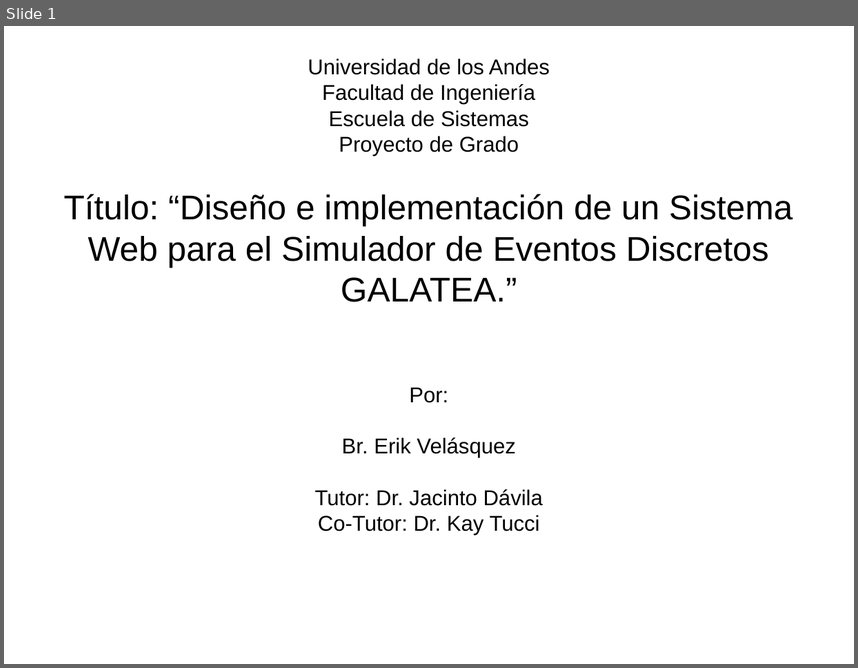
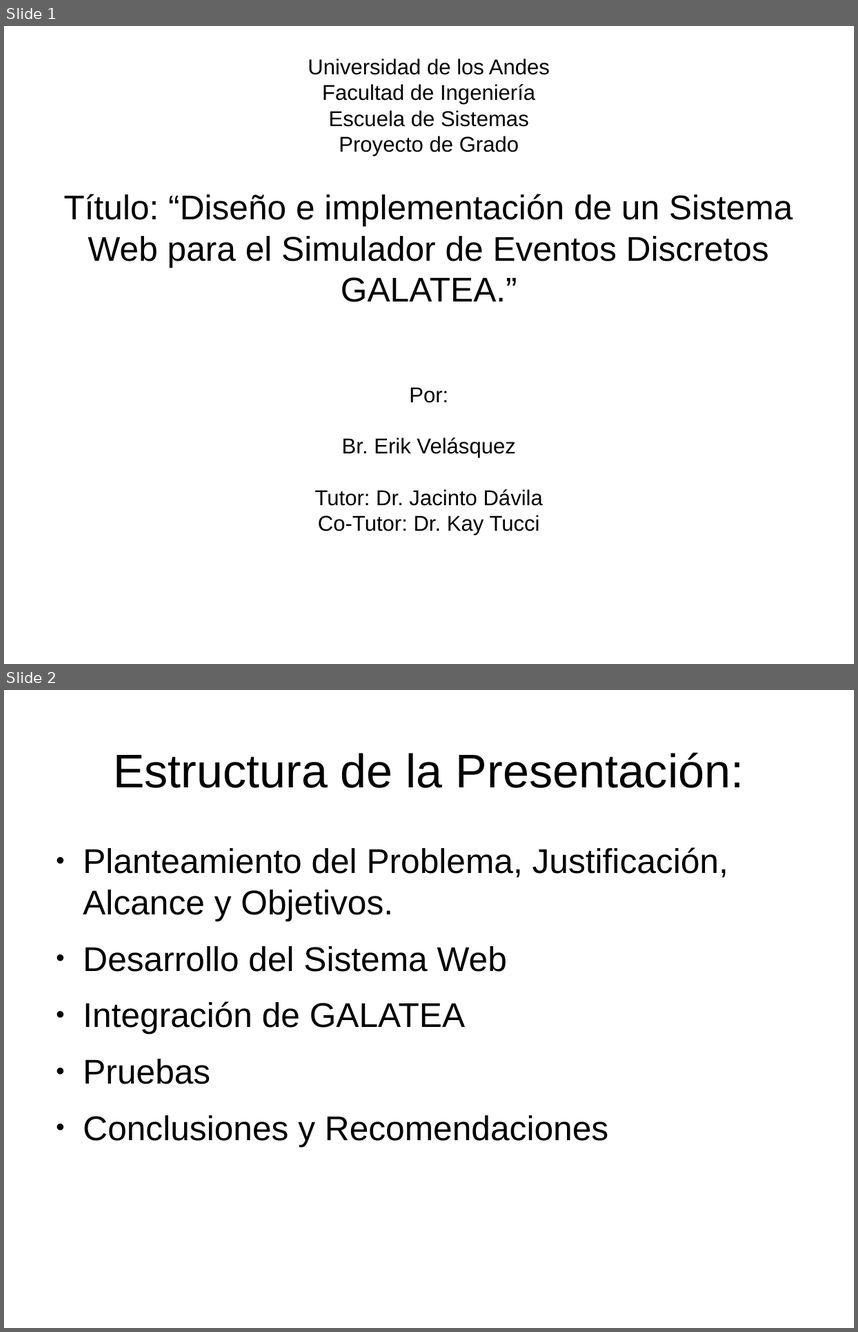
Before and after one commit to velasquezerik/tesis-doc, a slide deck: Presentacion/Presentacion Tesis.odp. Shown one above the other, each under a label of ours: slide 1 before the commit, slides 1 and 2 after it. The pictures are 858x668 and 858x1332 pixels, drawn with LibreOffice and Linux fonts; fonts in the diff are those of the drawing. Boxes give left, top, right and bottom in pixels: in the first picture for what was removed or moved away, otherwise in the second. Text is boxed around its words. In the diff, an @@ line names an element or a change of style, - is before the commit and + after.

```diff
--- a/Presentacion/Presentacion Tesis.odp
+++ b/Presentacion/Presentacion Tesis.odp
@@ slide 2 added at [4,690,854,1328], background #FFFFFF @@
@@ title added at [113,752,744,788], 44 pt, text #000000 @@
+Estructura de la Presentación:
@@ text added at [83,847,728,1146], 32 pt, text #000000 @@
+● Planteamiento del Problema, Justificación, Alcance y Objetivos.
+● Desarrollo del Sistema Web
+● Integración de GALATEA
+● Pruebas
+● Conclusiones y Recomendaciones
```
Also in this commit, not shown: 17 other slides added, 7 other files.
